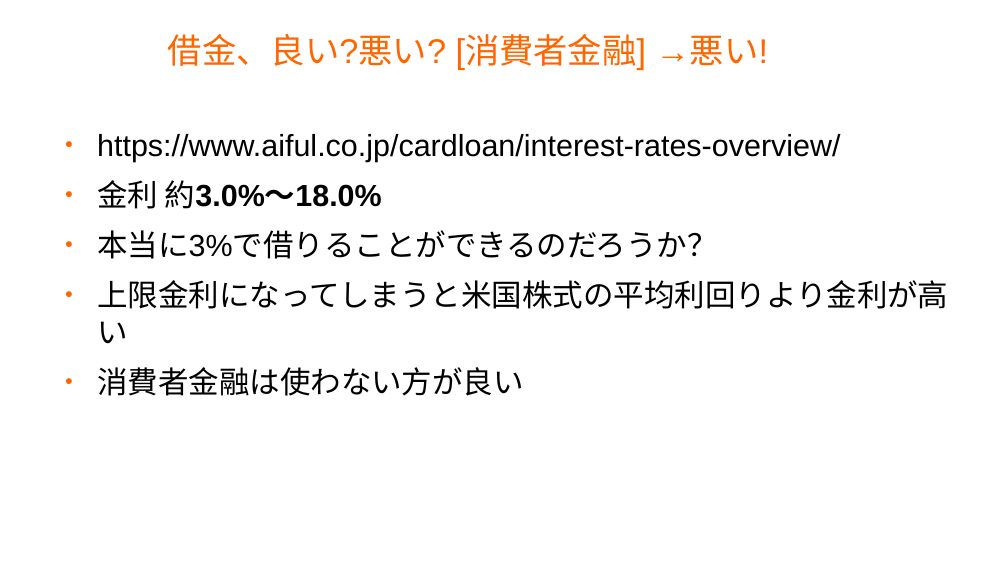
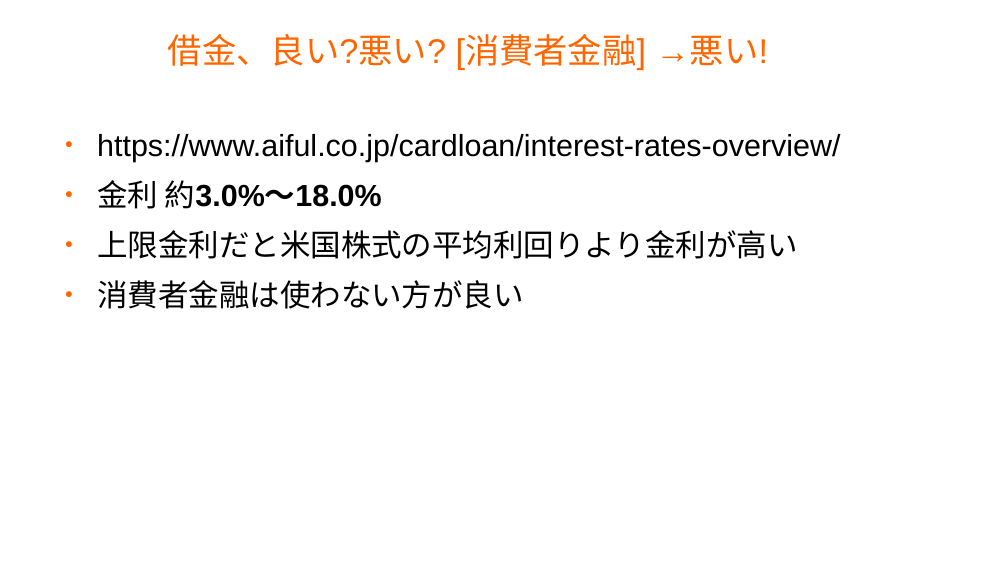
Before and after one commit to master-q/masterq-docs, a slide deck: slide 19 of presentations/20231126-invest_report/20231126-invest_report.odp. Drawn at 1008x567 pixels with LibreOffice and Linux fonts; fonts in the diff are those of the drawing; background and template pictures are left out. Boxes give left, top, right and bottom in pixels: in the first picture for what was removed or moved away, otherwise in the second. Text is boxed around its words. In the diff, an @@ line names an element or a change of style, - is before the commit and + after.

```diff
--- a/presentations/20231126-invest_report/20231126-invest_report.odp
+++ b/presentations/20231126-invest_report/20231126-invest_report.odp
@@ text at <box>97,230,797,259</box>: text changed @@
-● 本当に3%で借りることができるのだろうか？
-● 上限金利になってしまうと米国株式の平均利回りより金利が高い
+● 上限金利だと米国株式の平均利回りより金利が高い
```
Also in this commit, not shown: 3 other slides changed, 11 slides added.
